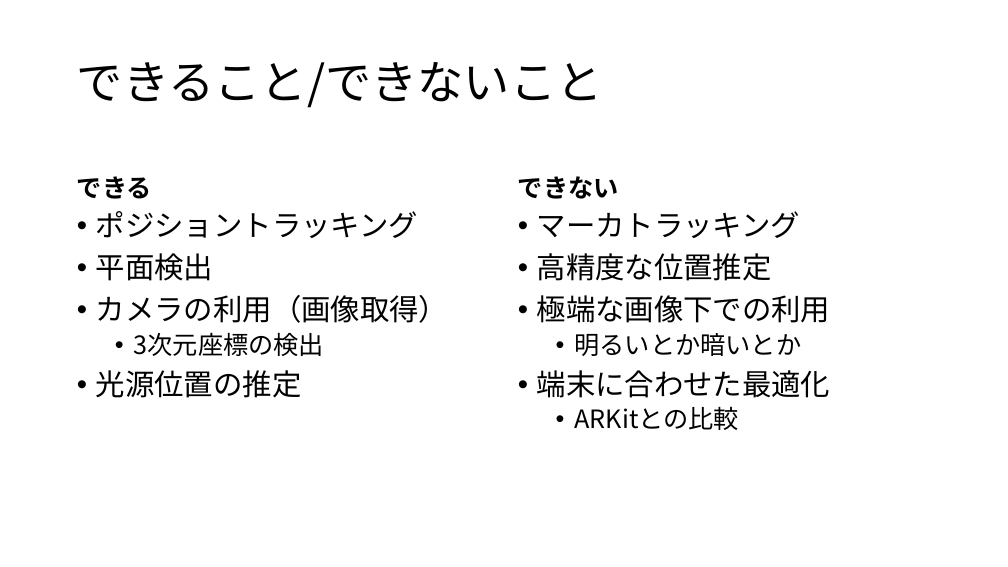
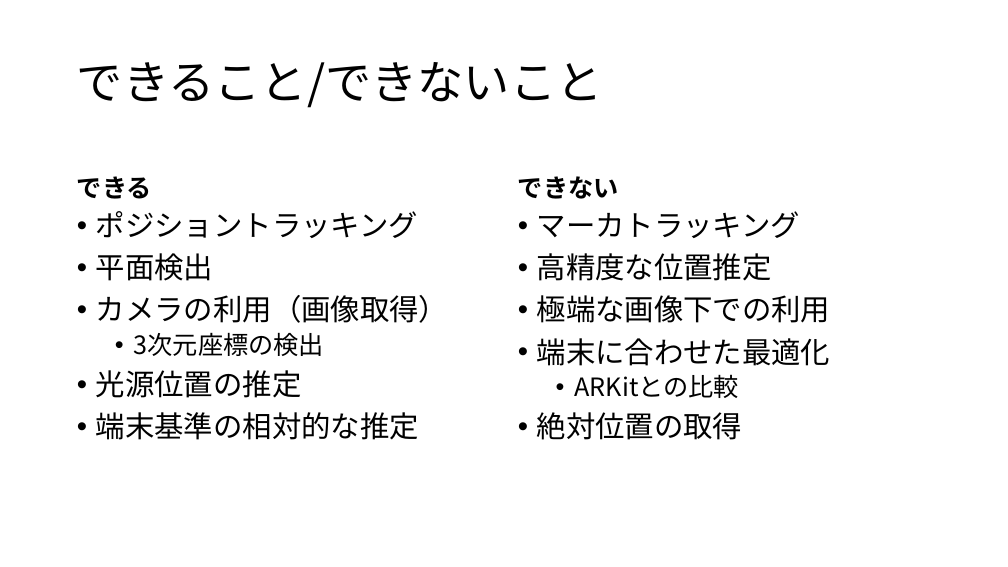
Before and after one commit to tmyoas/ARCore1_0_release_Sample, a slide deck: slide 4 of ARCore.pptx. Drawn at 1008x567 pixels with LibreOffice and Linux fonts; fonts in the diff are those of the drawing. Boxes give left, top, right and bottom in pixels: in the first picture for what was removed or moved away, otherwise in the second. Text is boxed around its words. In the diff, an @@ line names an element or a change of style, - is before the commit and + after.

```diff
--- a/ARCore.pptx
+++ b/ARCore.pptx
@@ text at (575,333,802,356): paragraph removed @@
-  • 明るいとか暗いとか
@@ text at (96,412,419,440): paragraph added @@
+• 端末基準の相対的な推定
@@ text at (537,412,743,440): paragraph added @@
+• 絶対位置の取得
```
Also in this commit, not shown: 2 other slides changed, 1 other file.
